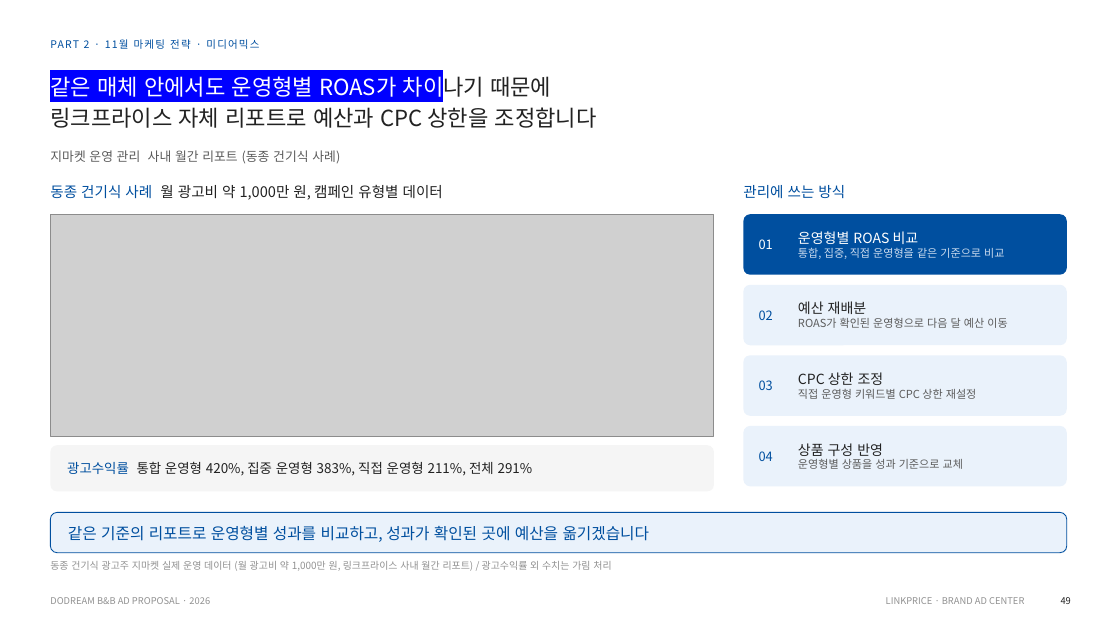
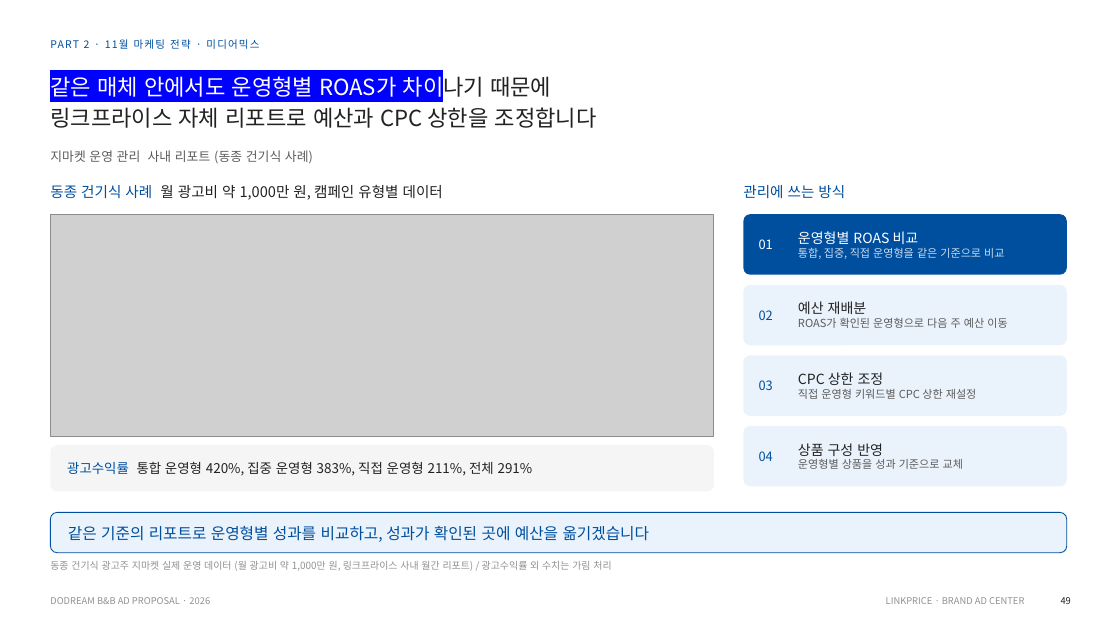
Before and after one commit to sonnet24/mypage, a slide deck: slide 15 of 쿠팡_오픈마켓_11월_261013_취합본.pptx (slide 16 before the commit). Drawn at 1120x630 pixels with LibreOffice and Linux fonts; fonts in the diff are those of the drawing; grey boxes stand for pictures. Boxes give left, top, right and bottom in pixels: in the first picture for what was removed or moved away, otherwise in the second. Text is boxed around its words. In the diff, an @@ line names an element or a change of style, - is before the commit and + after.

```diff
--- a/쿠팡_오픈마켓_11월_261013_취합본.pptx
+++ b/쿠팡_오픈마켓_11월_261013_취합본.pptx
@@ text at [50,150,313,164]: text changed @@
-지마켓 운영 관리 사내 월간 리포트 (동종 건기식 사례)
+지마켓 운영 관리 사내 리포트 (동종 건기식 사례)
@@ text at [798,318,1007,328]: text changed @@
-ROAS가 확인된 운영형으로 다음 달 예산 이동
+ROAS가 확인된 운영형으로 다음 주 예산 이동
```
Also in this commit, not shown: 5 other slides changed, 1 slide removed.
